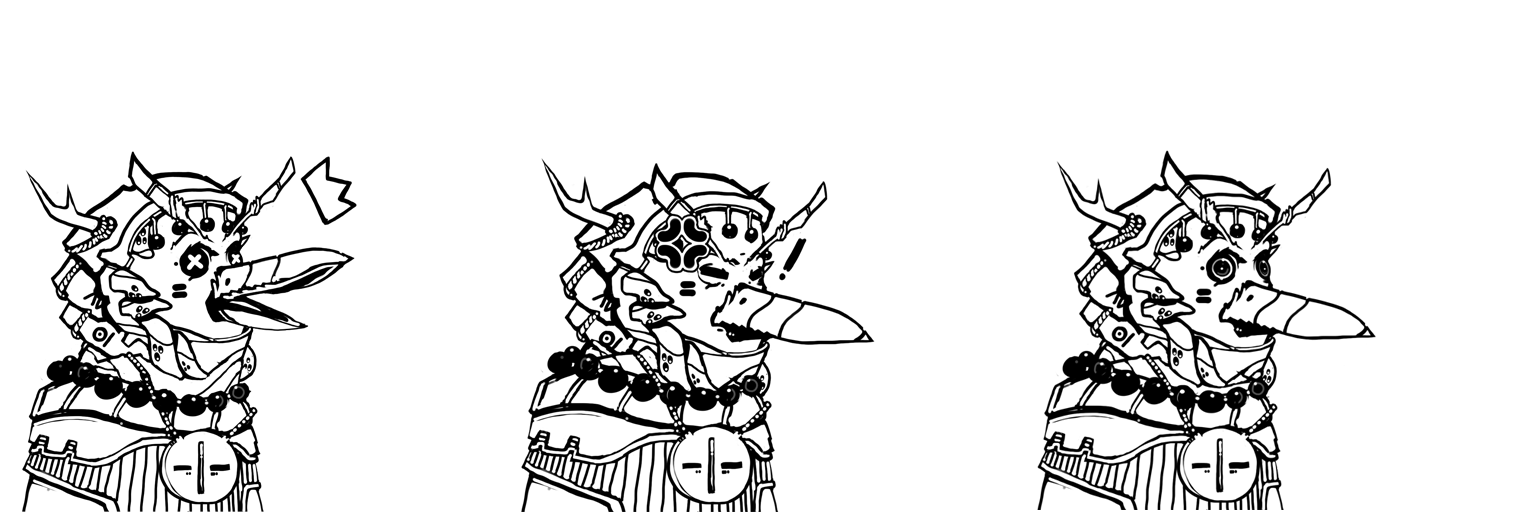
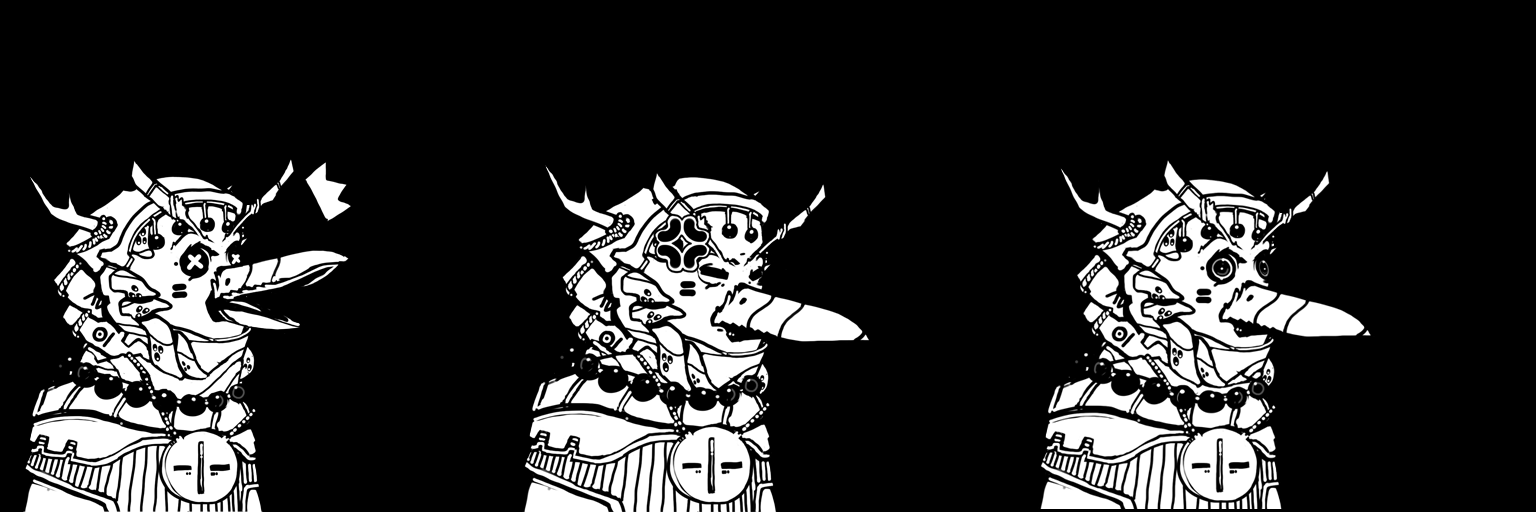
The second w=1536, h=512 image is a revision of the first. Changes to its layers:
removed group "Group 3" (2 layers) over [1024, 0, 1536, 512]
removed layer "Layer 1" from group "Group 3" over [1037, 150, 1376, 510]
removed group "Group 2" (2 layers) over [512, 0, 1024, 512]
removed layer "Layer 2" from group "Group 2" over [521, 158, 875, 512]
removed group "Group 1" (2 layers) over [0, 0, 512, 512]
removed layer "Layer 3" from group "Group 1" over [22, 151, 357, 512]
